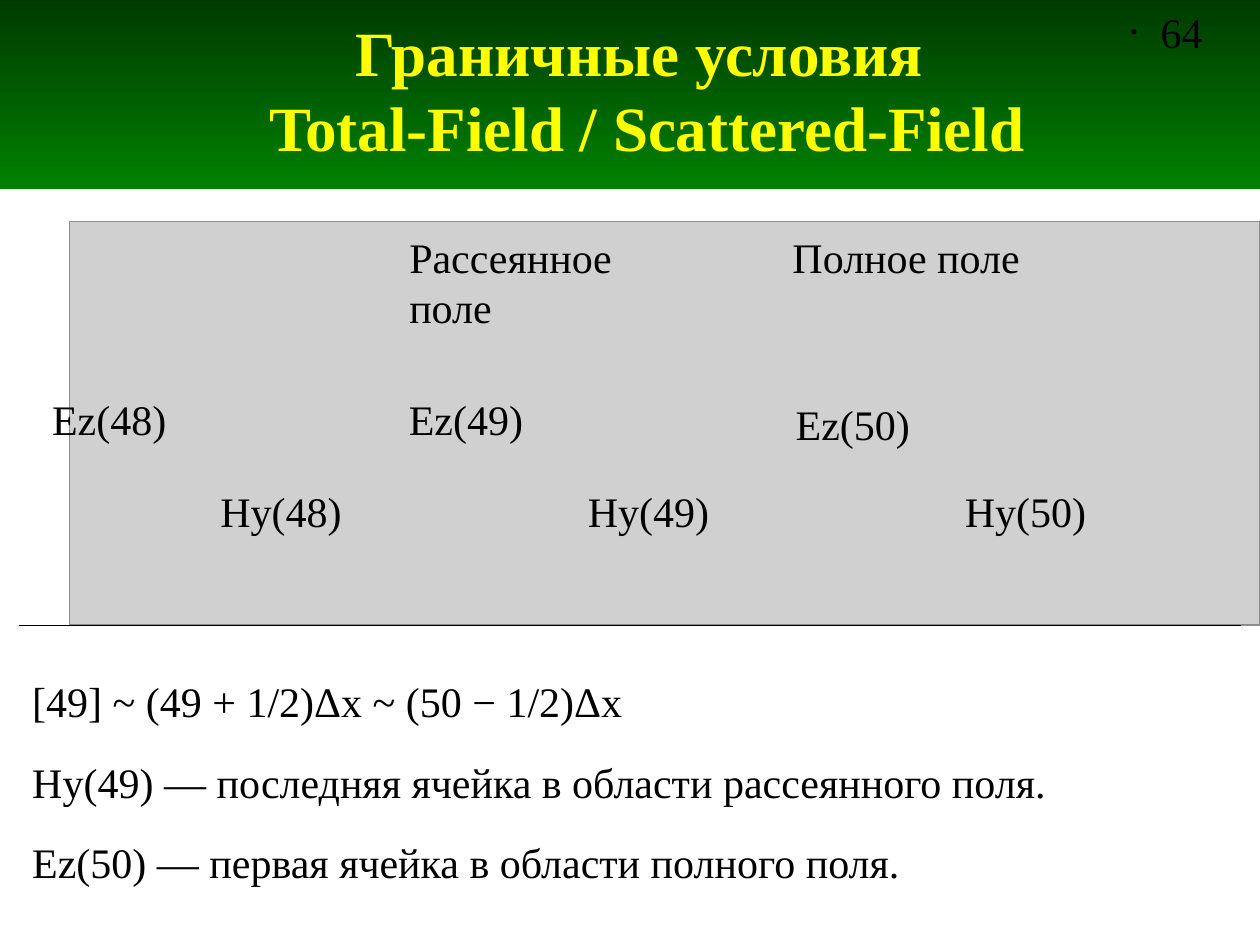
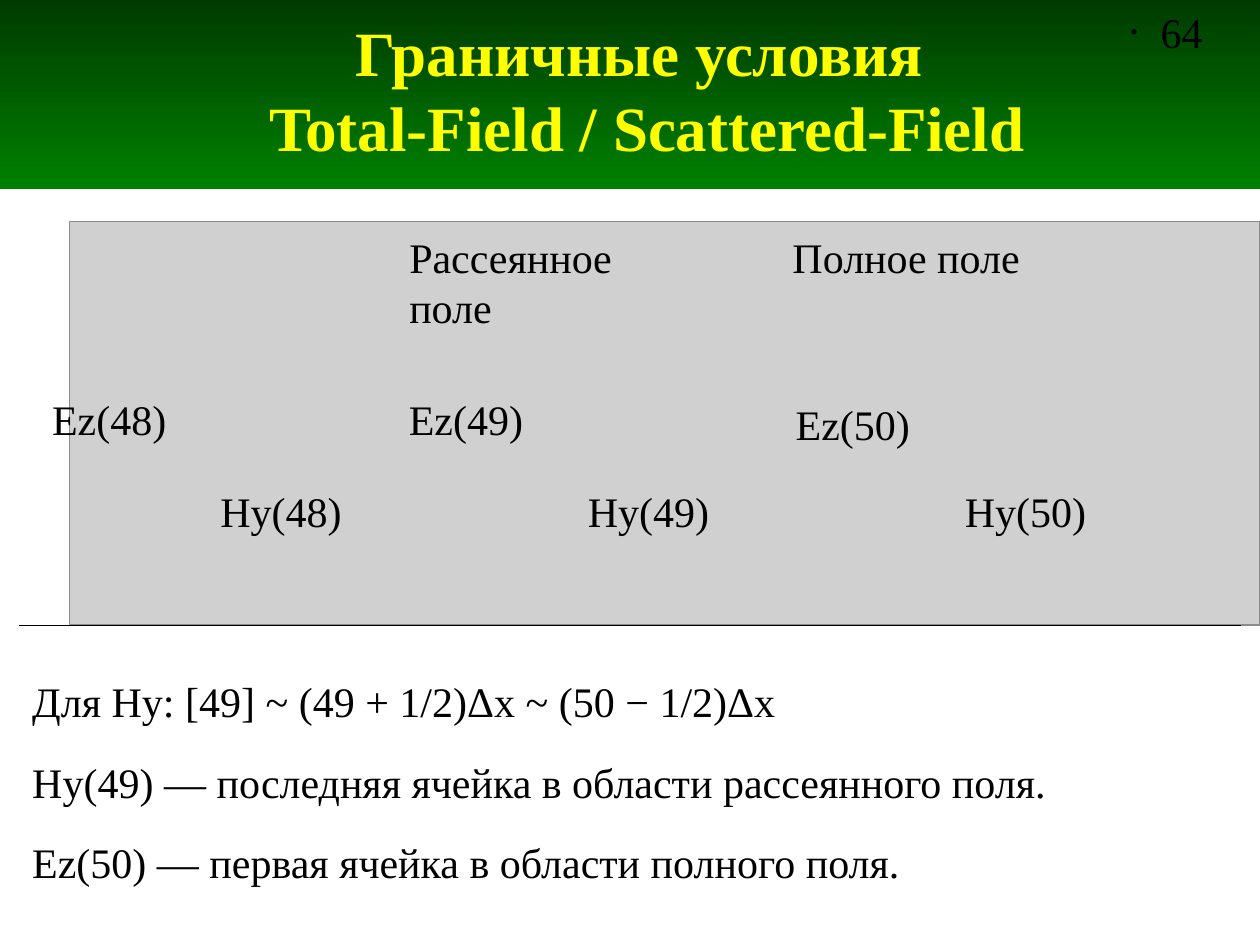
Before and after one commit to andris0147sv/modelling, a slide deck: slide 64 of presentations/2. FDTD.odp. Drawn at 1260x945 pixels with LibreOffice and Linux fonts; fonts in the diff are those of the drawing; grey boxes stand for pictures. Boxes give left, top, right and bottom in pixels: in the first picture for what was removed or moved away, otherwise in the second. Text is boxed around its words. In the diff, an @@ line names an element or a change of style, - is before the commit and + after.

```diff
--- a/presentations/2. FDTD.odp
+++ b/presentations/2. FDTD.odp
@@ text at (x1=32, y1=688, x2=776, y2=726): text changed @@
-[49] ~ (49 + 1/2)Δx ~ (50 − 1/2)Δx
+Для Hy: [49] ~ (49 + 1/2)Δx ~ (50 − 1/2)Δx
```
Also in this commit, not shown: 6 other slides changed, 6 other files.
